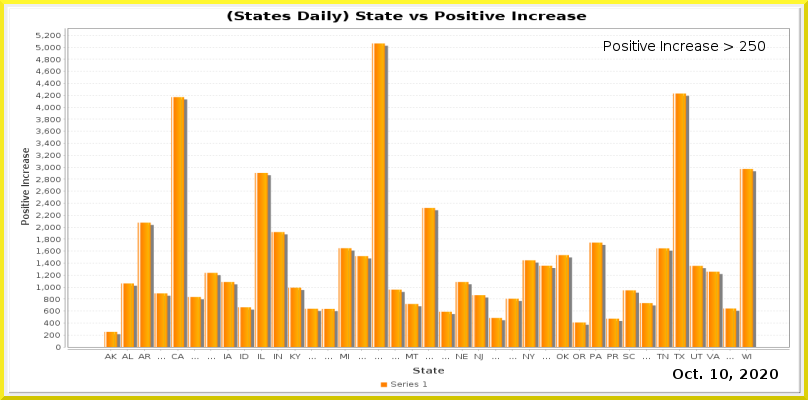
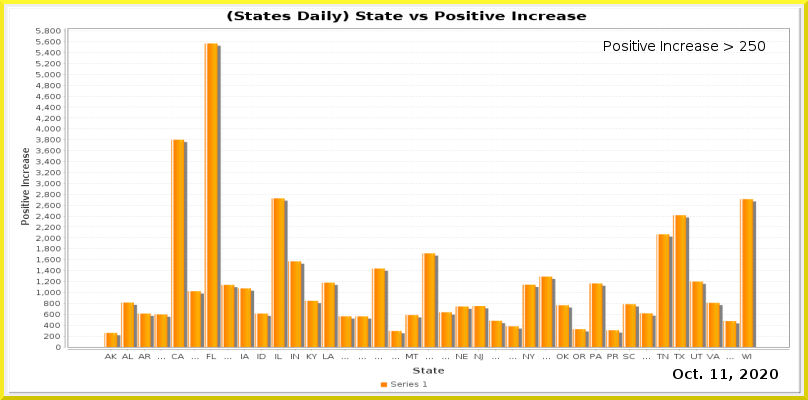
Before/after of a (808, 400) layered artwork. What changed in the layer stack:
painted on "Current Date" over (x1=720, y1=369, x2=728, y2=379)
painted on "Date_vs_TestIncrease.png" over (x1=36, y1=28, x2=790, y2=360)
